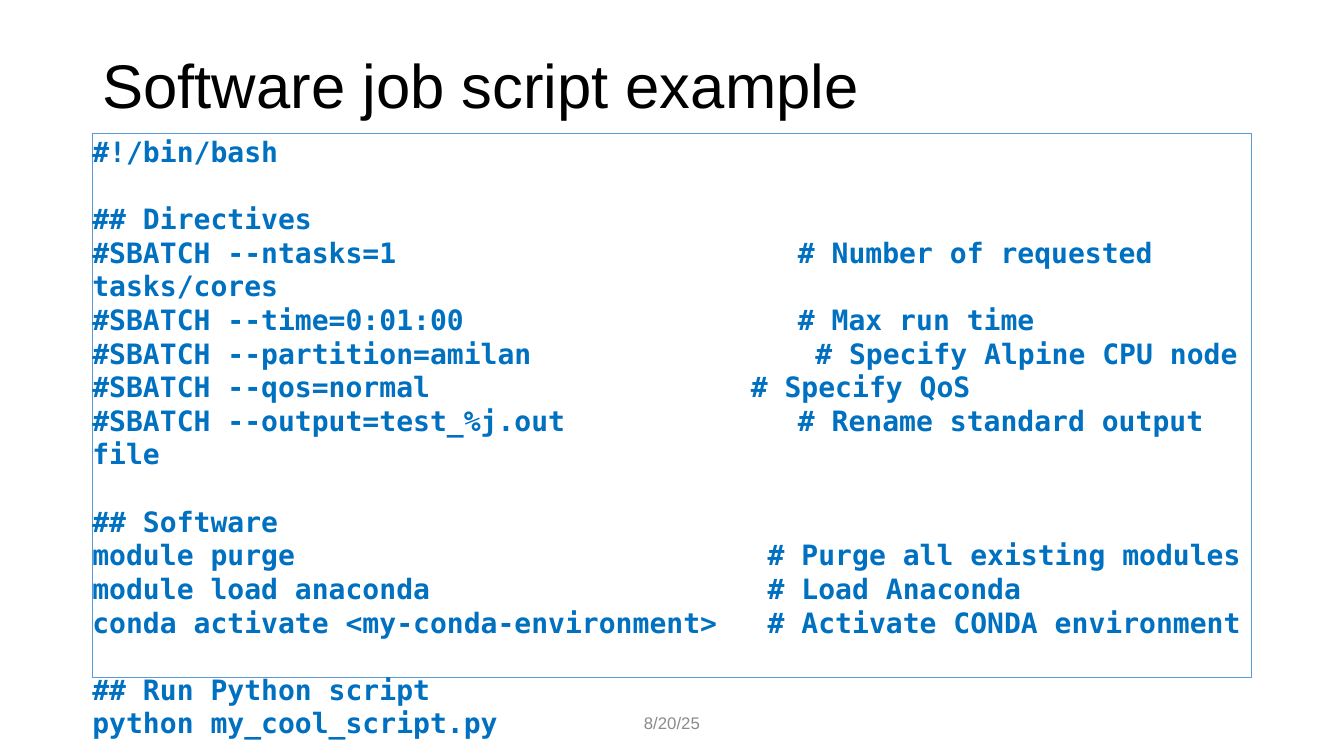
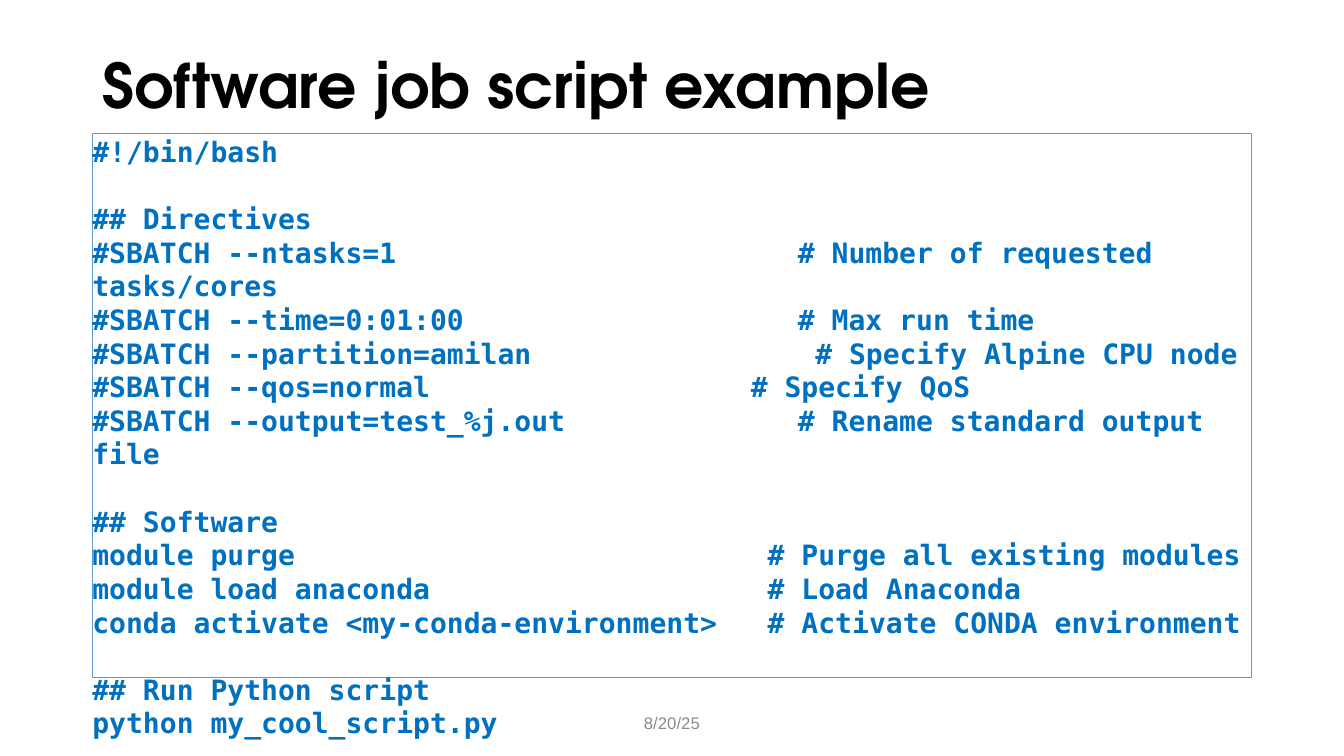
Before and after one commit to ResearchComputing/hpc_fundamentals_micro_credential, a slide deck: slide 24 of scheduling_jobs/scheduling_jobs.pptx. Drawn at 1344x756 pixels with LibreOffice and Linux fonts; fonts in the diff are those of the drawing; background and template pictures are left out. Boxes give left, top, right and bottom in pixels: in the first picture for what was removed or moved away, otherwise in the second. Text is boxed around its words. In the diff, an @@ line names an element or a change of style, - is before the commit and + after.

```diff
--- a/scheduling_jobs/scheduling_jobs.pptx
+++ b/scheduling_jobs/scheduling_jobs.pptx
@@ title "Software job script example" at (x1=102, y1=60, x2=930, y2=134): font Arial to TeX Gyre Adventor, bold on @@
```
Also in this commit, not shown: 22 other slides changed, 1 other file.
